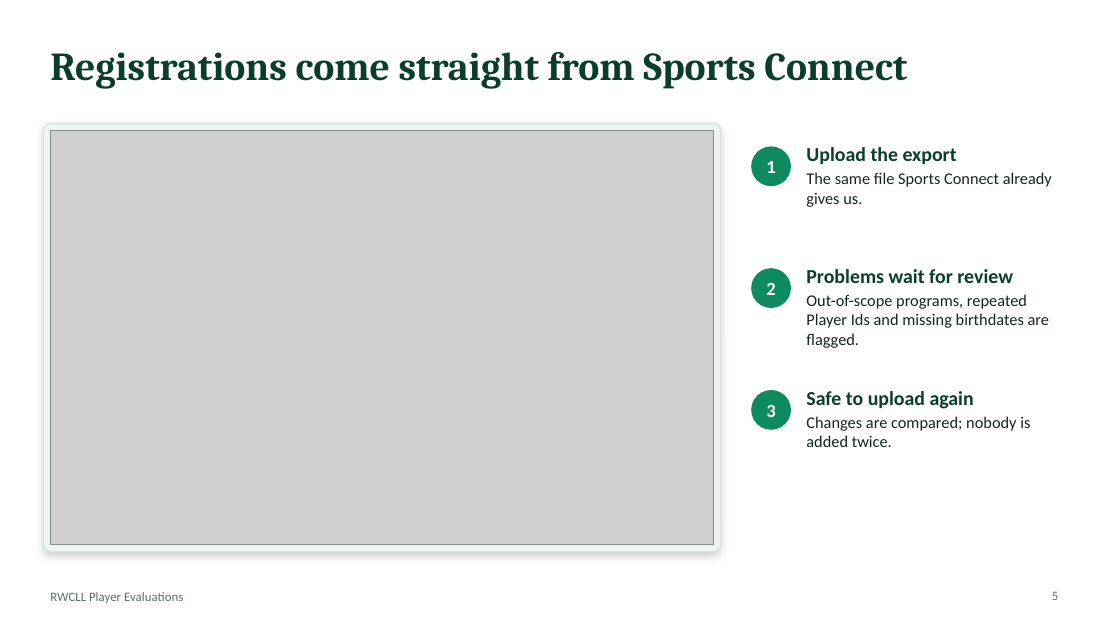
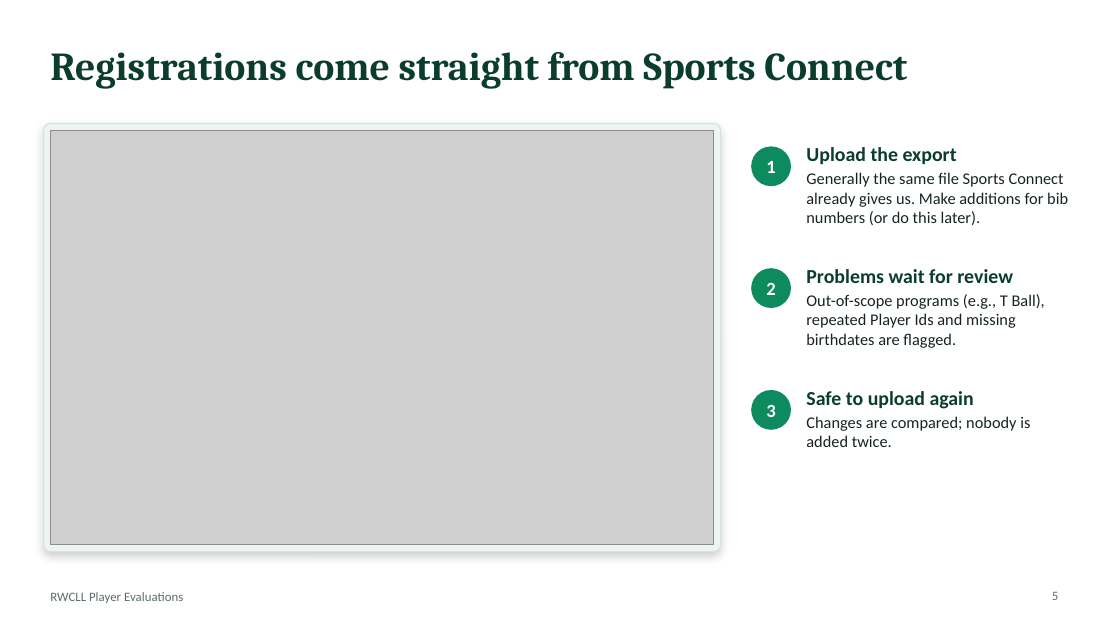
Before and after one commit to rwclldb/rwcll-player-evaluations, a slide deck: slide 5 of docs/board-demo/RWCLL-Player-Evaluations-Board.pptx. Drawn at 1120x630 pixels with LibreOffice and Linux fonts; fonts in the diff are those of the drawing; grey boxes stand for pictures. Boxes give left, top, right and bottom in pixels: in the first picture for what was removed or moved away, otherwise in the second. Text is boxed around its words. In the diff, an @@ line names an element or a change of style, - is before the commit and + after.

```diff
--- a/docs/board-demo/RWCLL-Player-Evaluations-Board.pptx
+++ b/docs/board-demo/RWCLL-Player-Evaluations-Board.pptx
@@ text at <box>806,172,1068,225</box>: text changed @@
-The same file Sports Connect already gives us.
+Generally the same file Sports Connect already gives us. Make additions for bib numbers (or do this later).
@@ text at <box>806,294,1045,348</box>: text changed @@
-Out-of-scope programs, repeated Player Ids and missing birthdates are flagged.
+Out-of-scope programs (e.g., T Ball), repeated Player Ids and missing birthdates are flagged.
```
Also in this commit, not shown: 5 other slides changed, 1 other file.
